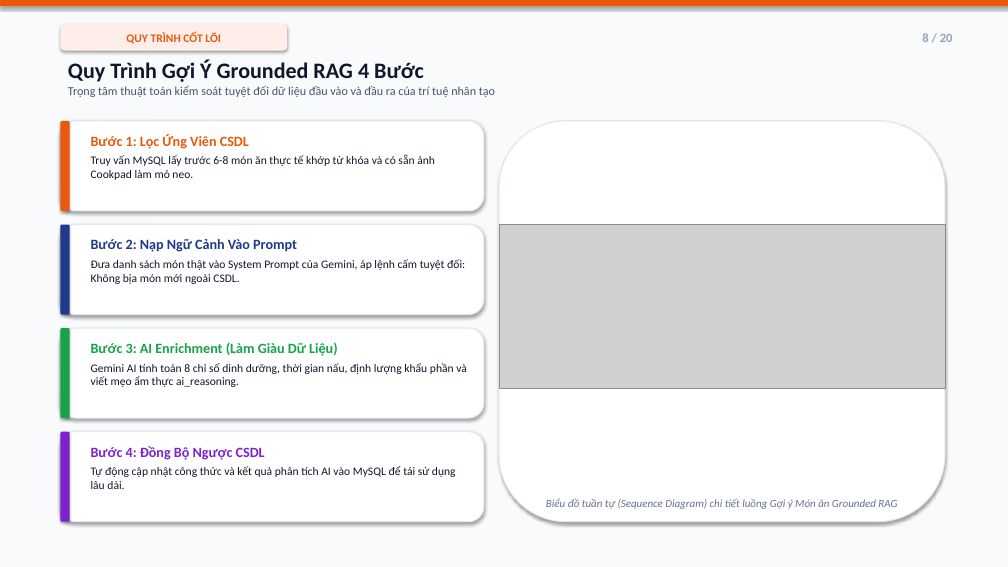
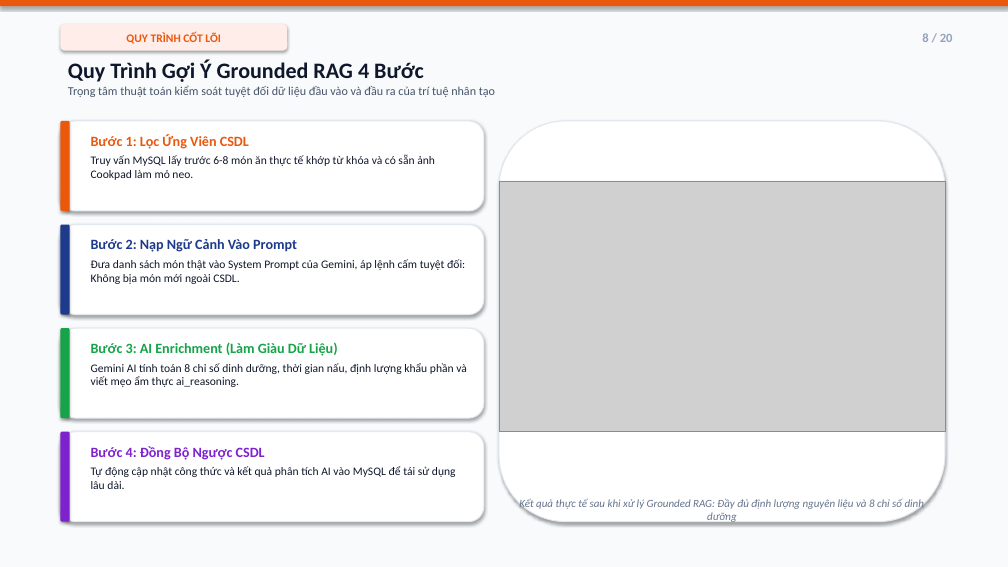
Before and after one commit to T-glonk/DoAnTriTueNhanTao, a slide deck: slide 8 of FoodAI_Slide_Thuyet_Trinh_20_Slides.pptx. Drawn at 1008x567 pixels with LibreOffice and Linux fonts; fonts in the diff are those of the drawing; grey boxes stand for pictures. Boxes give left, top, right and bottom in pixels: in the first picture for what was removed or moved away, otherwise in the second. Text is boxed around its words. In the diff, an @@ line names an element or a change of style, - is before the commit and + after.

Commit message:
refactor(slides): remove sequence diagrams, replace with 3-tier architecture cards and comparison layout

```diff
--- a/FoodAI_Slide_Thuyet_Trinh_20_Slides.pptx
+++ b/FoodAI_Slide_Thuyet_Trinh_20_Slides.pptx
@@ picture resized from (x1=499, y1=225, x2=945, y2=389) to (x1=499, y1=181, x2=945, y2=431) @@
@@ text at (x1=519, y1=499, x2=924, y2=523): text changed @@
-Biểu đồ tuần tự (Sequence Diagram) chi tiết luồng Gợi ý Món ăn Grounded RAG
+Kết quả thực tế sau khi xử lý Grounded RAG: Đầy đủ định lượng nguyên liệu và 8 chỉ số dinh dưỡng
```
Also in this commit, not shown: 4 other slides changed, 1 other file.
